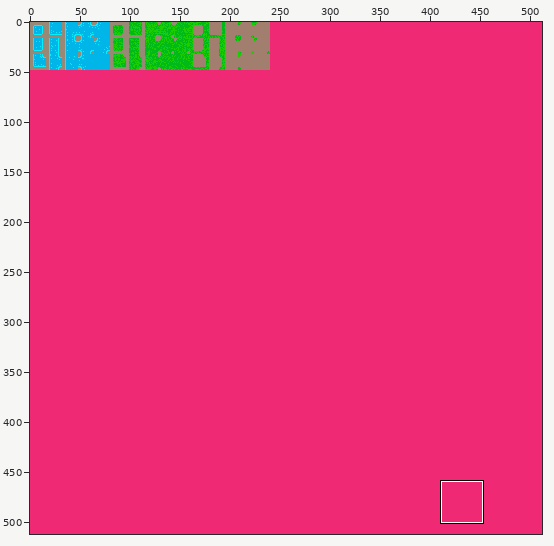
One commit to this pixel-art file: Assets/Graphics/Spritesheets/top_down_spritesheet.aseprite. Above, an overview of the earlier version with the close-up marked.
Close-up. Before the commit:
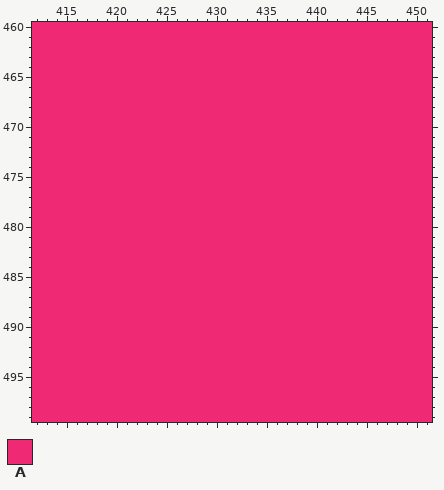
512x512 pixels, 1 frame. Shown: x 412..451, y 460..499. The commit also changed other parts of the picture, which this record leaves out.
Visible layers, top first: "Layer 2", "Flattened".
Palette (. is transparent): A #f02974
Pixels before, first column x 412:
460 AAAAAAAAAAAAAAAAAAAAAAAAAAAAAAAAAAAAAAAA
461 AAAAAAAAAAAAAAAAAAAAAAAAAAAAAAAAAAAAAAAA
462 AAAAAAAAAAAAAAAAAAAAAAAAAAAAAAAAAAAAAAAA
463 AAAAAAAAAAAAAAAAAAAAAAAAAAAAAAAAAAAAAAAA
464 AAAAAAAAAAAAAAAAAAAAAAAAAAAAAAAAAAAAAAAA
465 AAAAAAAAAAAAAAAAAAAAAAAAAAAAAAAAAAAAAAAA
466 AAAAAAAAAAAAAAAAAAAAAAAAAAAAAAAAAAAAAAAA
467 AAAAAAAAAAAAAAAAAAAAAAAAAAAAAAAAAAAAAAAA
468 AAAAAAAAAAAAAAAAAAAAAAAAAAAAAAAAAAAAAAAA
469 AAAAAAAAAAAAAAAAAAAAAAAAAAAAAAAAAAAAAAAA
470 AAAAAAAAAAAAAAAAAAAAAAAAAAAAAAAAAAAAAAAA
471 AAAAAAAAAAAAAAAAAAAAAAAAAAAAAAAAAAAAAAAA
472 AAAAAAAAAAAAAAAAAAAAAAAAAAAAAAAAAAAAAAAA
473 AAAAAAAAAAAAAAAAAAAAAAAAAAAAAAAAAAAAAAAA
474 AAAAAAAAAAAAAAAAAAAAAAAAAAAAAAAAAAAAAAAA
475 AAAAAAAAAAAAAAAAAAAAAAAAAAAAAAAAAAAAAAAA
476 AAAAAAAAAAAAAAAAAAAAAAAAAAAAAAAAAAAAAAAA
477 AAAAAAAAAAAAAAAAAAAAAAAAAAAAAAAAAAAAAAAA
478 AAAAAAAAAAAAAAAAAAAAAAAAAAAAAAAAAAAAAAAA
479 AAAAAAAAAAAAAAAAAAAAAAAAAAAAAAAAAAAAAAAA
480 AAAAAAAAAAAAAAAAAAAAAAAAAAAAAAAAAAAAAAAA
481 AAAAAAAAAAAAAAAAAAAAAAAAAAAAAAAAAAAAAAAA
482 AAAAAAAAAAAAAAAAAAAAAAAAAAAAAAAAAAAAAAAA
483 AAAAAAAAAAAAAAAAAAAAAAAAAAAAAAAAAAAAAAAA
484 AAAAAAAAAAAAAAAAAAAAAAAAAAAAAAAAAAAAAAAA
485 AAAAAAAAAAAAAAAAAAAAAAAAAAAAAAAAAAAAAAAA
486 AAAAAAAAAAAAAAAAAAAAAAAAAAAAAAAAAAAAAAAA
487 AAAAAAAAAAAAAAAAAAAAAAAAAAAAAAAAAAAAAAAA
488 AAAAAAAAAAAAAAAAAAAAAAAAAAAAAAAAAAAAAAAA
489 AAAAAAAAAAAAAAAAAAAAAAAAAAAAAAAAAAAAAAAA
490 AAAAAAAAAAAAAAAAAAAAAAAAAAAAAAAAAAAAAAAA
491 AAAAAAAAAAAAAAAAAAAAAAAAAAAAAAAAAAAAAAAA
492 AAAAAAAAAAAAAAAAAAAAAAAAAAAAAAAAAAAAAAAA
493 AAAAAAAAAAAAAAAAAAAAAAAAAAAAAAAAAAAAAAAA
494 AAAAAAAAAAAAAAAAAAAAAAAAAAAAAAAAAAAAAAAA
495 AAAAAAAAAAAAAAAAAAAAAAAAAAAAAAAAAAAAAAAA
496 AAAAAAAAAAAAAAAAAAAAAAAAAAAAAAAAAAAAAAAA
497 AAAAAAAAAAAAAAAAAAAAAAAAAAAAAAAAAAAAAAAA
498 AAAAAAAAAAAAAAAAAAAAAAAAAAAAAAAAAAAAAAAA
499 AAAAAAAAAAAAAAAAAAAAAAAAAAAAAAAAAAAAAAAA
The result:
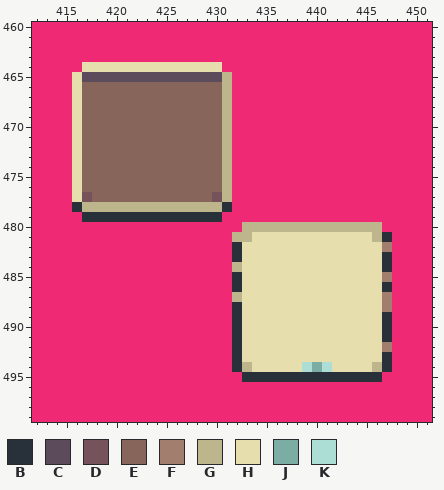
Colours new in this view: B #283039  C #5b4b5b  D #76535b  E #88655b  F #a17e6d  G #bdb58c  H #e7dead  J #7bada5  K #added6
The exact change:
layer "Layer" added
layer "Flattened" removed
Changed rows in their new state; - is an unchanged pixel.
Layer "Layer":
first column x 416:
464 -HHHHHHHHHHHHHH-----------------
465 HCCCCCCCCCCCCCCG----------------
466 HEEEEEEEEEEEEEEG----------------
467 HEEEEEEEEEEEEEEG----------------
468 HEEEEEEEEEEEEEEG----------------
469 HEEEEEEEEEEEEEEG----------------
470 HEEEEEEEEEEEEEEG----------------
471 HEEEEEEEEEEEEEEG----------------
472 HEEEEEEEEEEEEEEG----------------
473 HEEEEEEEEEEEEEEG----------------
474 HEEEEEEEEEEEEEEG----------------
475 HEEEEEEEEEEEEEEG----------------
476 HEEEEEEEEEEEEEEG----------------
477 HDEEEEEEEEEEEEDG----------------
478 BGGGGGGGGGGGGGGB----------------
479 -BBBBBBBBBBBBBB-----------------
480 -----------------GGGGGGGGGGGGGG-
481 ----------------GGHHHHHHHHHHHHGB
482 ----------------BHHHHHHHHHHHHHHF
483 ----------------BHHHHHHHHHHHHHHB
484 ----------------GHHHHHHHHHHHHHHB
485 ----------------BHHHHHHHHHHHHHHF
486 ----------------BHHHHHHHHHHHHHHB
487 ----------------GHHHHHHHHHHHHHHF
488 ----------------BHHHHHHHHHHHHHHF
489 ----------------BHHHHHHHHHHHHHHB
490 ----------------BHHHHHHHHHHHHHHB
491 ----------------BHHHHHHHHHHHHHHB
492 ----------------BHHHHHHHHHHHHHHF
493 ----------------BHHHHHHHHHHHHHHB
494 ----------------BGHHHHHKJKHHHHGB
495 -----------------BBBBBBBBBBBBBB-
